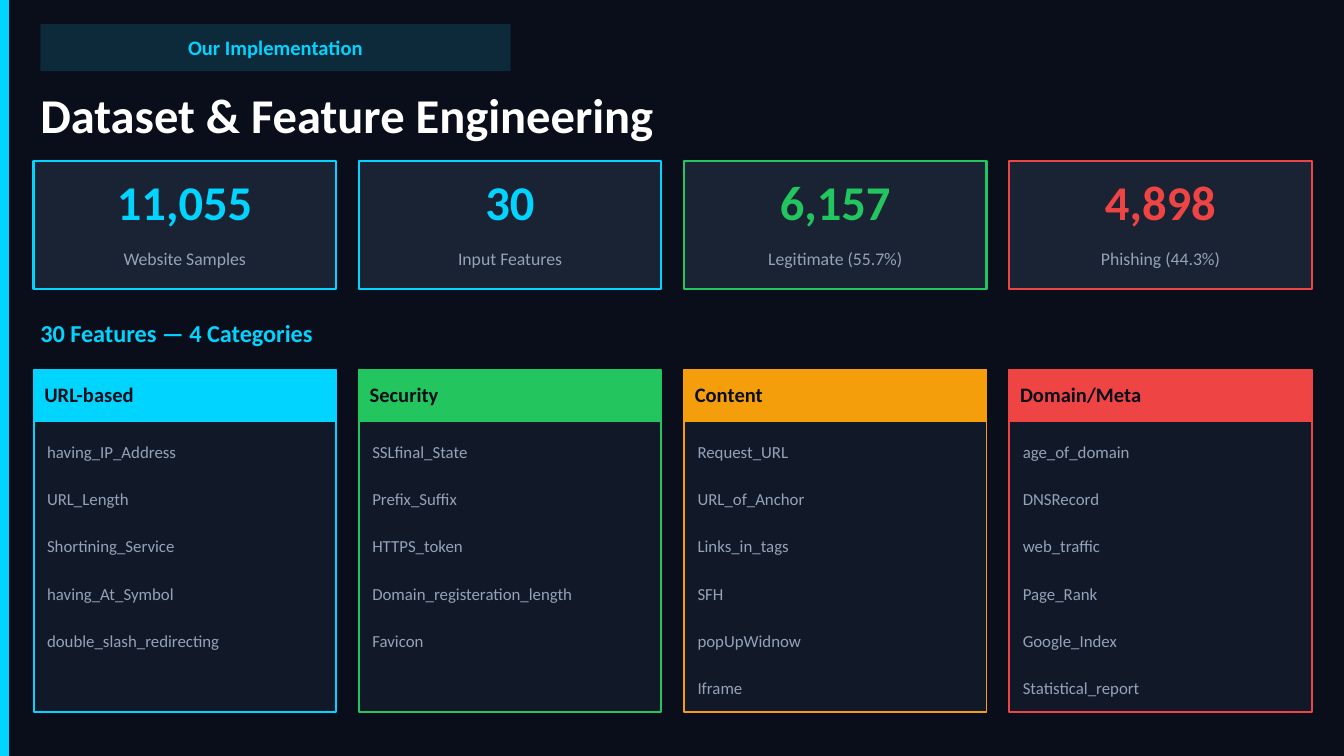
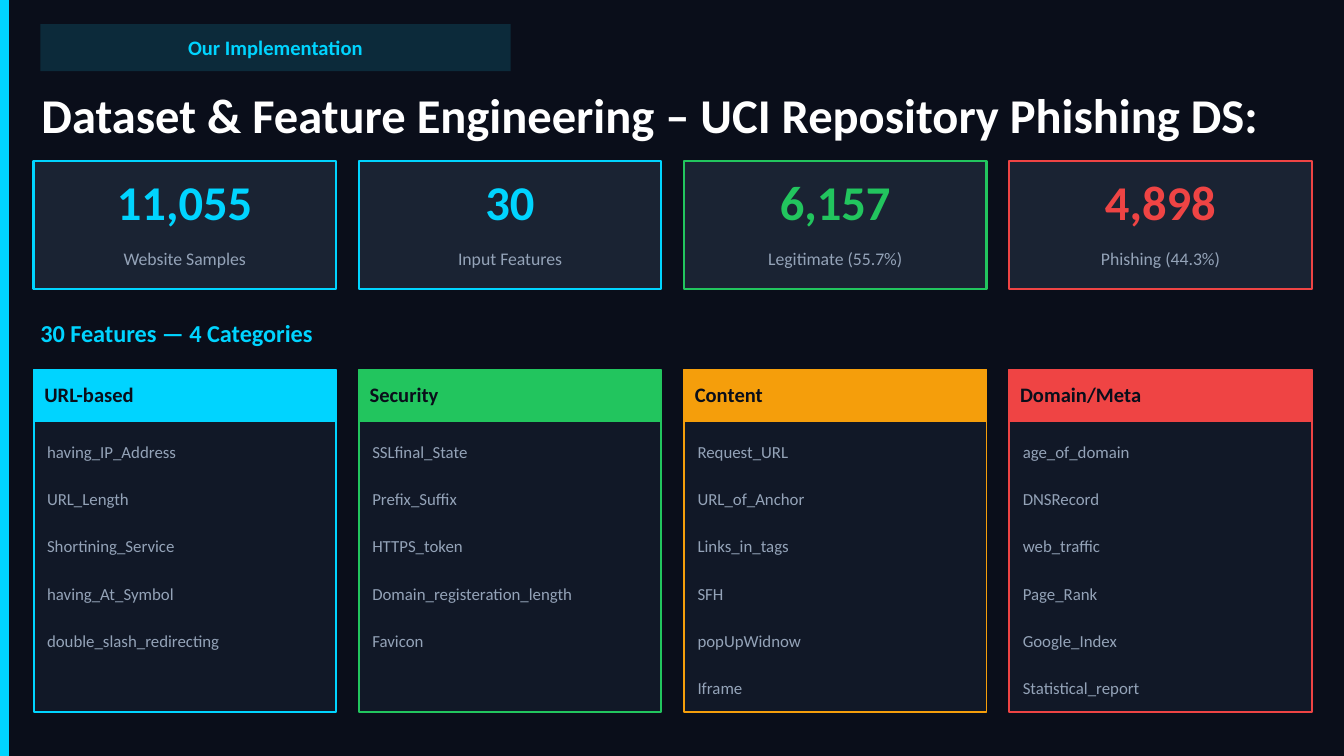
Before and after one commit to hamasli/phishing-detection-machine-learning, a slide deck: slide 9 of phishing_detection_ML.pptx (slide 8 before the commit). Drawn at 1344x756 pixels with LibreOffice and Linux fonts; fonts in the diff are those of the drawing. Boxes give left, top, right and bottom in pixels: in the first picture for what was removed or moved away, otherwise in the second. Text is boxed around its words. In the diff, an @@ line names an element or a change of style, - is before the commit and + after.

```diff
--- a/phishing_detection_ML.pptx
+++ b/phishing_detection_ML.pptx
@@ text at <box>41,99,1258,142</box>: text changed @@
-Dataset & Feature Engineering
+Dataset & Feature Engineering – UCI Repository Phishing DS:
```
Also in this commit, not shown: 5 other slides changed, 1 slide added, 1 other file.
